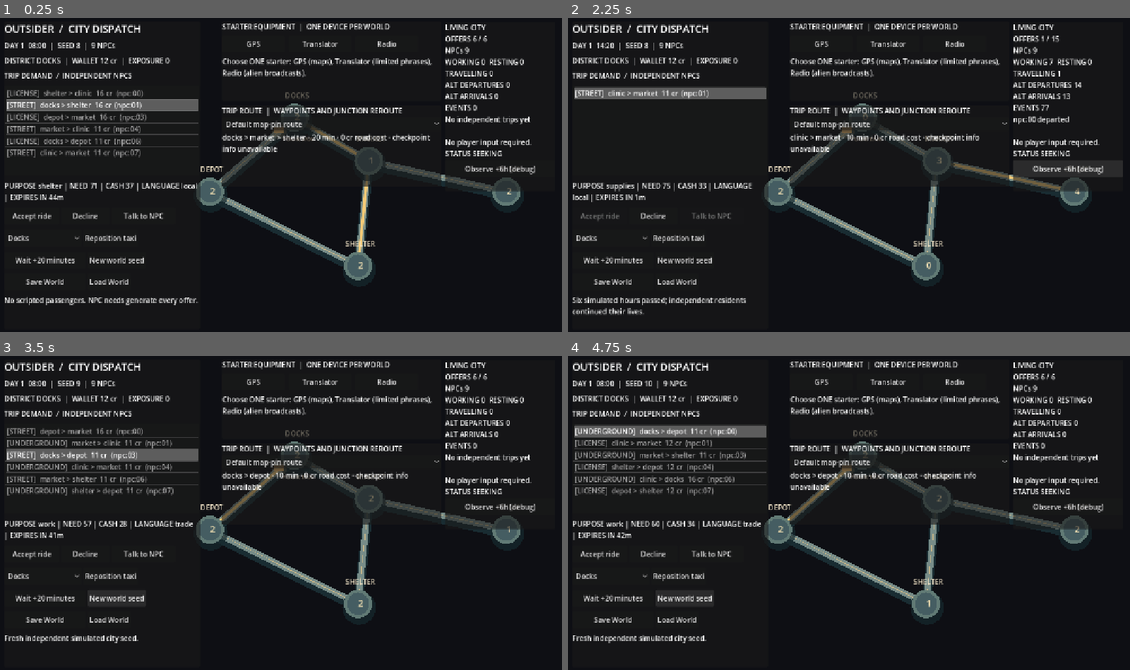
Above: before the commit, frames 1-4 (two rows, left to right).
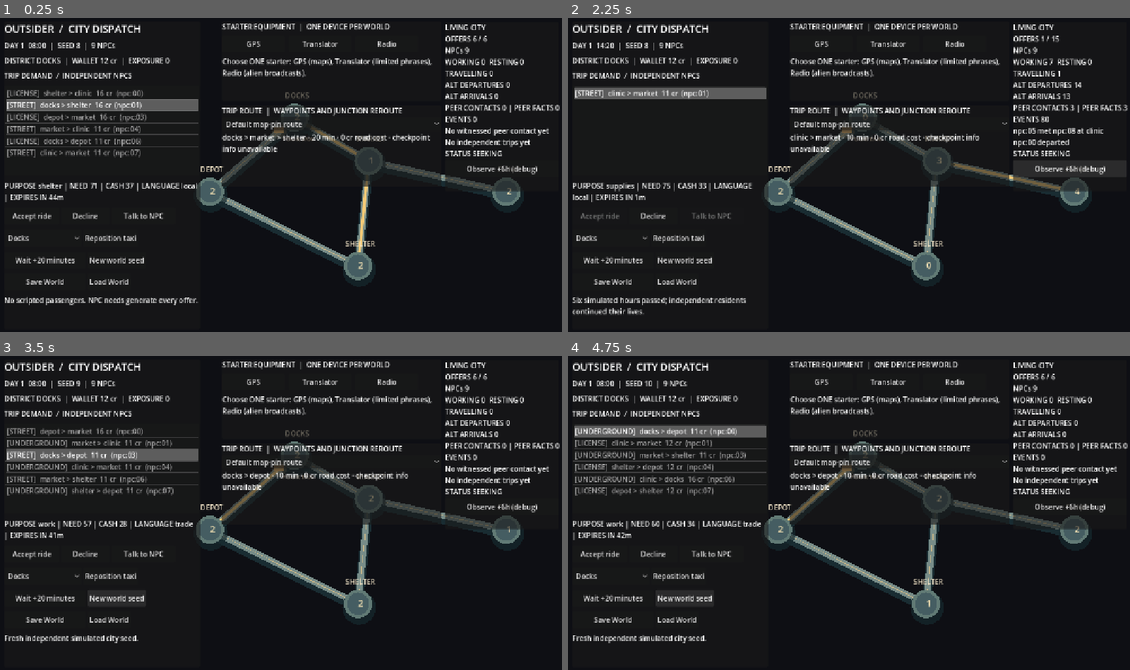
Above: after the commit, the same moments.

Repository: MohamedXIV/outsider-driver-2d
Game: Godot game, scene res://scenes/sandbox.tscn
The game is run twice, just before and just after one commit, with the same random seed, the same clock (stepped at 60 frames per second) and the same inputs.
Inputs:
- Up to frame 1 (0.25 s): no input
- Up to frame 2 (2.25 s): click "Wait +20 minutes" at 0.5 s; click "Load World" at 1.25 s; click "Observe +6h (debug)" at 2 s
- Up to frame 3 (3.5 s): click "New world seed" at 2.75 s
- Up to frame 4 (4.75 s): click "Accept ride" at 3.5 s; click "New world seed" at 4.25 s

The runs differ from the first frame. In frame 1, 1.0% of the frame differs, in the area x 79-100%, y 27-50%; in frame 2, 1.0%; in frame 3, 1.0%; in frame 4, 1.0%.

Commit message:
S3 P1: witnessed NPC contact and source-backed social memory (#41)
* S3 P1: bounded co-present NPC contacts with sourced facts and real assistance

* S3 P1: visible/native/Web peer meeting tests, causal knowledge and idle replay

* Keep compact living-world HUD height while exposing witnessed NPC peer facts

* Docs: verify grounded NPC contacts, trust sources and social replay on native/Web

Diff:
--- a/scripts/sandbox/sandbox_main.gd
+++ b/scripts/sandbox/sandbox_main.gd
@@ -351,6 +351,19 @@
 	var phase: String = "enroute" if not _world.active_offer_id.is_empty() else "seeking"
 	var departed: int = _count_events("npc_alternative_departed")
 	var arrived: int = _count_events("npc_alternative_arrived")
+	var peer_count: int = _count_events("npc_peer_contact")
+	var peer_facts: int = 0
+	var recent_contact: String = "No witnessed peer contact yet"
+	for resident in _world.residents:
+		peer_facts += resident["peer_knowledge"].size()
+	for j in range(_world.events.size() - 1, -1, -1):
+		var peer_event: Dictionary = _world.events[j]
+		if peer_event["kind"] == "npc_peer_contact":
+			recent_contact = "%s met %s at %s" % [
+				peer_event["subject"], peer_event["detail"]["recipient"],
+				peer_event["detail"]["district"]
+			]
+			break
 	var working: int = _count_activity("working")
 	var resting: int = _count_activity("resting")
 	var moving: int = _count_activity("travelling")
@@ -360,9 +373,10 @@
 		if str(event["kind"]).begins_with("npc_alternative_"):
 			recent = "%s %s" % [str(event["subject"]), str(event["kind"]).trim_prefix("npc_alternative_")]
 			break
-	_world_info.text = "LIVING CITY\nOFFERS %d / %d\nNPCs %d\nWORKING %d  RESTING %d\nTRAVELLING %d\nALT DEPARTURES %d\nALT ARRIVALS %d\nEVENTS %d\n%s\n\nNo player input required.\nSTATUS %s" % [
+	_world_info.text = "LIVING CITY\nOFFERS %d / %d\nNPCs %d\nWORKING %d  RESTING %d\nTRAVELLING %d\nALT DEPARTURES %d\nALT ARRIVALS %d\nPEER CONTACTS %d | PEER FACTS %d\nEVENTS %d\n%s\n%s\nSTATUS %s" % [
 		available.size(), _world.offers.size(), _world.residents.size(),
-		working, resting, moving, departed, arrived, _world.events.size(), recent, phase.to_upper()
+		working, resting, moving, departed, arrived, peer_count, peer_facts,
+		_world.events.size(), recent_contact, recent, phase.to_upper()
 	]
 	if not _world.active_offer_id.is_empty():
 		var route: Dictionary = _world.offer_by_id(_world.active_offer_id)
@@ -371,7 +385,7 @@
 			_world.route_segment + 1, _world.route_nodes.size() - 1
 		]
 	if OS.has_feature("web"):
-		var web_state: String = "Object.assign(document.documentEl …(850 unchanged characters)… oxReplanEnabled:'%s',sandboxRiderInfo:%s})" % [
+		var web_state: String = "Object.assign(document.documentEl …(850 unchanged characters)… oxReplanEnabled:'%s',sandboxRiderInfo:%s,sandboxPeerContacts:'%d',sandboxPeerFacts:'%d',sandboxPeerLast:%s})" % [
 			_world.seed, available.size(), _world.residents.size(), _world.events.size(),
 			_world.credits, _world.risk, phase, _world.player_district,
 			_selected_id, str(not _accept.disabled).to_lower(), _settled_count(),
@@ -388,7 +402,8 @@
 			str(_world.rider_route_request.get("status", "")),
 			str(_world.rider_route_request.get("via", "")),
 			int(_world.resident(str(_world.offer_by_id(_world.active_offer_id).get("npc_id", ""))).get("trust", 0)),
-			str(not _apply_route.disabled).to_lower(), JSON.stringify(_rider_info.text)
+			str(not _apply_route.disabled).to_lower(), JSON.stringify(_rider_info.text),
+			peer_count, peer_facts, JSON.stringify(recent_contact)
 		]
 		JavaScriptBridge.eval(web_state, true)
 
--- a/scripts/sandbox/sandbox_population.gd
+++ b/scripts/sandbox/sandbox_population.gd
@@ -31,6 +31,13 @@
 			"cash": 24 + posmod(seed * 5 + i * 13, 40),
 			"trust": 0,
 			"cooldown_until": 0,
+			# Provisional social identity. Distinct species can share a language,
+			# and co-resident communities are not automatic faction clones.
+			"species": ["kind:a", "kind:b", "kind:c", "kind:d"][i % 4],
+			"community": ["harbor", "exchange", "newcomer"][posmod(seed + i, 3)],
+			"peer_knowledge": {},
+			"contacts": {},
+			"last_peer_day": -1,
 			"language": "trade" if i % 3 == 0 else "local",
 			"temperament": "cautious" if i % 2 == 0 else "urgent"
 		})
--- a/scripts/sandbox/sandbox_save.gd
+++ b/scripts/sandbox/sandbox_save.gd
@@ -1,8 +1,8 @@
 class_name SandboxSave
 extends RefCounted
 
-const PATH: String = "user://outsider_driver_sandbox_v6.json"
-const VERSION: int = 6
+const PATH: String = "user://outsider_driver_sandbox_v7.json"
+const VERSION: int = 7
 
 
 static func save_world(world: SandboxWorld, file_path: String = PATH, dialogue: Dictionary = {}) -> bool:
--- /dev/null
+++ b/scripts/sandbox/sandbox_social.gd
@@ -0,0 +1,39 @@
+class_name SandboxSocial
+extends RefCounted
+
+# Bounded co-presence. Existing 'trade/local' are S2 prototype languages,
+# not the later three-language product taxonomy. No remote psychic gossip.
+# Affinity and rivalry are independent. Shared origin, language and workplace
+# can create familiarity AND competition at the same time.
+static func affinity(a: Dictionary, b: Dictionary) -> int:
+	return (2 if a["home"] == b["home"] else 0) \
+			+ (1 if a["language"] == b["language"] else 0) \
+			+ (1 if a["community"] == b["community"] else 0)
+
+
+static func rivalry(a: Dictionary, b: Dictionary) -> int:
+	return (2 if a["workplace"] == b["workplace"] else 0) \
+			+ (1 if a["home"] == b["home"] else 0)
+
+
+static func pick(residents: Array[Dictionary], minute: int) -> Dictionary:
+	# One pair per hour, each resident at most once per simulated 24h.
+	# Ordering derives only from stable resident IDs/list, never RNG state.
+	if minute % 60 != 20:
+		return {}
+	var day: int = (minute - SandboxWorld.START_MINUTE) / 1440
+	for i in range(residents.size()):
+		var a: Dictionary = residents[i]
+		if int(a["last_peer_day"]) >= day or str(a["activity"]) == "travelling":
+			continue
+		for j in range(i + 1, residents.size()):
+			var b: Dictionary = residents[j]
+			if int(b["last_peer_day"]) >= day or str(b["activity"]) == "travelling" \
+					or a["location"] != b["location"] or a["language"] != b["language"]:
+				continue
+			var closeness: int = affinity(a, b)
+			if closeness < 2:
+				continue
+			return {"actor": str(a["id"]), "recipient": str(b["id"]),
+				"affinity": closeness, "rivalry": rivalry(a, b)}
+	return {}
--- a/scripts/sandbox/sandbox_world.gd
+++ b/scripts/sandbox/sandbox_world.gd
@@ -3,7 +3,7 @@
 
 # One authoritative world snapshot; services calculate/transform domain facts.
 # Presentation NEVER owns NPC locations, offer status or fare settlement.
-const SCHEMA_VERSION: int = 5
+const SCHEMA_VERSION: int = 6
 const STEP_MINUTES: int = 10
 const START_MINUTE: int = 480
 
@@ -107,6 +107,7 @@
 		minute += STEP_MINUTES
 		_record_changes(SandboxPopulation.step(residents, minute))
 		_record_changes(SandboxAutonomy.finish_arrivals(residents, minute))
+		_apply_peer_contact(SandboxSocial.pick(residents, minute))
 		var expired: Array[String] = SandboxDispatch.expire(residents, offers, minute)
 		for id in expired:
 			_record("offer_expired", id)
@@ -115,6 +116,42 @@
 			_step_player_route()
 		SandboxDispatch.refresh(residents, offers, minute, seed)
 	return true
+
+
+# Commit a bounded contact only if two actual residents are co-present and
+# mutually intelligible at this tick. Event ID is the fact's provenance.
+func _apply_peer_contact(intent: Dictionary) -> void:
+	if intent.is_empty():
+		return
+	var actor: Dictionary = resident(str(intent["actor"]))
+	var recipient: Dictionary = resident(str(intent["recipient"]))
+	if actor.is_empty() or recipient.is_empty() or actor["location"] != recipient["location"] \
+			or actor["language"] != recipient["language"] \
+			or actor["activity"] == "travelling" or recipient["activity"] == "travelling":
+		return
+	var day: int = (minute - START_MINUTE) / 1440
+	if int(actor["last_peer_day"]) >= day or int(recipient["last_peer_day"]) >= day:
+		return
+	var credits_shared: int = 2 if int(actor["cash"]) >= 35 and int(recipient["need"]) >= 53 else 0
+	actor["cash"] = int(actor["cash"]) - credits_shared
+	recipient["cash"] = int(recipient["cash"]) + credits_shared
+	actor["last_peer_day"] = day
+	recipient["last_peer_day"] = day
+	var a_contacts: Dictionary = actor["contacts"]
+	var r_contacts: Dictionary = recipient["contacts"]
+	a_contacts[recipient["id"]] = int(a_contacts.get(recipient["id"], 0)) + 1
+	r_contacts[actor["id"]] = int(r_contacts.get(actor["id"], 0)) + 1
+	var fact: String = "residence:%s" % str(actor["id"])
+	_record("npc_peer_contact", str(actor["id"]), {
+		"recipient": str(recipient["id"]), "district": actor["location"],
+		"language": actor["language"], "fact": fact, "value": actor["home"],
+		"credits_shared": credits_shared, "affinity": intent["affinity"],
+		"rivalry": intent["rivalry"]
+	})
+	recipient["peer_knowledge"][fact] = {
+		"value": str(actor["home"]), "source": str(events.back()["id"]),
+		"speaker": str(actor["id"])
+	}
 
 
 func _record_changes(changes: Array[Dictionary]) -> void:
@@ -342,6 +379,12 @@
 		resident_ids[npc_id] = true
 		if not ["available", "resting", "working", "travelling"].has(npc.get("activity")):
 			return false
+		if not ["kind:a", "kind:b", "kind:c", "kind:d"].has(npc.get("species")) \
+				or not ["harbor", "exchange", "newcomer"].has(npc.get("community")) \
+				or not (npc.get("peer_knowledge") is Dictionary) \
+				or not (npc.get("contacts") is Dictionary) \
+				or int(npc.get("last_peer_day", -2)) < -1:
+			return false
 		var travel_until: int = int(npc.get("transit_until", -1))
 		if travel_until < 0:
 			return false
@@ -356,6 +399,23 @@
 				or not str(npc.get("transit_from_offer", "")).is_empty() \
 				or not str(npc.get("transit_method", "")).is_empty():
 			return false
+	# A learned fact needs a genuine source in the same world event ledger.
+		for fact in npc["peer_knowledge"]:
+			var claim: Variant = npc["peer_knowledge"][fact]
+			if not (claim is Dictionary) or not str(fact).begins_with("residence:") \
+					or not (claim.get("value") is String) or not (claim.get("source") is String):
+				return false
+			var found_source: bool = false
+			for evt in value["events"]:
+				if evt.get("kind", "") == "npc_peer_contact" \
+						and evt.get("id") == claim["source"] \
+						and evt.get("detail", {}).get("recipient") == npc["id"] \
+						and evt.get("detail", {}).get("fact") == fact \
+						and evt.get("detail", {}).get("value") == claim["value"]:
+					found_source = true
+					break
+			if not found_source:
+				return false
 	var offered: Dictionary = {}
 	var actual_active: int = 0
 	for offer in value["offers"]:
--- /dev/null
+++ b/tests/test_sandbox_peer.gd
@@ -0,0 +1,53 @@
+extends SceneTree
+
+func _initialize() -> void:
+	for seed in [8, 9, 17]:
+		var world: SandboxWorld = SandboxWorld.new(seed)
+		var replay: SandboxWorld = SandboxWorld.new(seed)
+		assert(world.advance(20))
+		var meetings: Array[Dictionary] = []
+		for event in world.events:
+			if event["kind"] == "npc_peer_contact":
+				meetings.append(event)
+		assert(meetings.size() > 0)
+		var first: Dictionary = meetings[0]
+		var actor: Dictionary = world.resident(str(first["subject"]))
+		var receiver: Dictionary = world.resident(str(first["detail"]["recipient"]))
+		assert(not actor.is_empty() and not receiver.is_empty())
+		assert(actor["id"] != receiver["id"] and actor["location"] == receiver["location"])
+		assert(actor["language"] == receiver["language"] and actor["species"] != receiver["species"])
+		assert(int(first["detail"]["affinity"]) >= 2)
+		assert(int(first["detail"]["rivalry"]) > 0) # Familiarity and competition coexist.
+		var fact: String = str(first["detail"]["fact"])
+		assert(receiver["peer_knowledge"].has(fact))
+		assert(receiver["peer_knowledge"][fact]["source"] == first["id"])
+		assert(receiver["peer_knowledge"][fact]["value"] == actor["home"])
+		assert(int(receiver["contacts"][actor["id"]]) == 1)
+		assert(int(actor["contacts"][receiver["id"]]) == 1)
+		# Nobody else is granted another person's private fact telepathically.
+		for npc in world.residents:
+			if npc["id"] != receiver["id"]:
+				assert(not npc["peer_knowledge"].has(fact))
+		assert(world.advance(1420))
+		assert(replay.advance(1440))
+		assert(world.snapshot() == replay.snapshot())
+		var file: String = "user://s3-peers-%d.json" % seed
+		var split: SandboxWorld = SandboxWorld.new(seed)
+		assert(split.advance(720))
+		assert(SandboxSave.save_world(split, file))
+		var recovered: SandboxWorld = SandboxSave.load_world(file)
+		assert(recovered != null)
+		assert(recovered.advance(720))
+		assert(recovered.snapshot() == world.snapshot())
+		var forged: Dictionary = world.snapshot()
+		var recipient_idx: int = -1
+		for i in range(forged["residents"].size()):
+			if forged["residents"][i]["id"] == receiver["id"]:
+				recipient_idx = i
+		assert(recipient_idx >= 0)
+		forged["residents"][recipient_idx]["peer_knowledge"][fact]["source"] = "event:forged"
+		assert(not SandboxWorld.new().restore_snapshot(forged))
+		print("S3_PEERS seed=", seed, " contacts=", meetings.size(),
+			" first_source=", first["id"])
+	print("SANDBOX_PEER_PASS")
+	quit(0)
--- /dev/null
+++ b/tests/test_sandbox_peer_scene.gd
@@ -0,0 +1,37 @@
+extends SceneTree
+
+const SHOTS: String = "/tmp/od2d-ink-evidence/sandbox"
+func _initialize() -> void:
+	call_deferred("_test")
+
+func _test() -> void:
+	DirAccess.make_dir_recursive_absolute(SHOTS)
+	var scene: Node2D = load("res://scenes/sandbox.tscn").instantiate() as Node2D
+	get_root().add_child(scene)
+	await process_frame
+	await process_frame
+	var world: SandboxWorld = scene.get("_world") as SandboxWorld
+	var observe: Button = scene.get_node("HUD/WorldPanel/Content/Observe") as Button
+	observe.pressed.emit()
+	await process_frame
+	var source: Dictionary = {}
+	for event in world.events:
+		if event["kind"] == "npc_peer_contact":
+			source = event
+			break
+	assert(not source.is_empty())
+	assert(world.resident(str(source["detail"]["recipient"]))["peer_knowledge"].has(source["detail"]["fact"]))
+	var info: Label = scene.get_node("HUD/WorldPanel/Content/WorldInfo") as Label
+	assert(info.text.contains("PEER CONTACTS") and info.text.contains("PEER FACTS"))
+	await RenderingServer.frame_post_draw
+	var screenshot: Image = get_root().get_texture().get_image()
+	assert(screenshot.save_png(SHOTS.path_join("peer-contacts-idle.png")) == OK)
+	scene.call("_on_save")
+	scene.call("_on_new_seed")
+	scene.call("_on_load")
+	var restored: SandboxWorld = scene.get("_world") as SandboxWorld
+	assert(restored.events == world.events and restored.residents == world.residents)
+	await RenderingServer.frame_post_draw
+	assert(get_root().get_texture().get_image().save_png(SHOTS.path_join("peer-contacts-restored.png")) == OK)
+	print("SANDBOX_PEER_SCENE_PASS")
+	quit(0)
Not shown, changed: .github/workflows/p1-ink.yml
Not shown, changed: README.md
Not shown, changed: docs/SANDBOX_EXECUTION_ROADMAP.md
Not shown, added: docs/SANDBOX_S3_P1.md
Not shown, added: tests/web_sandbox_peer.cjs
